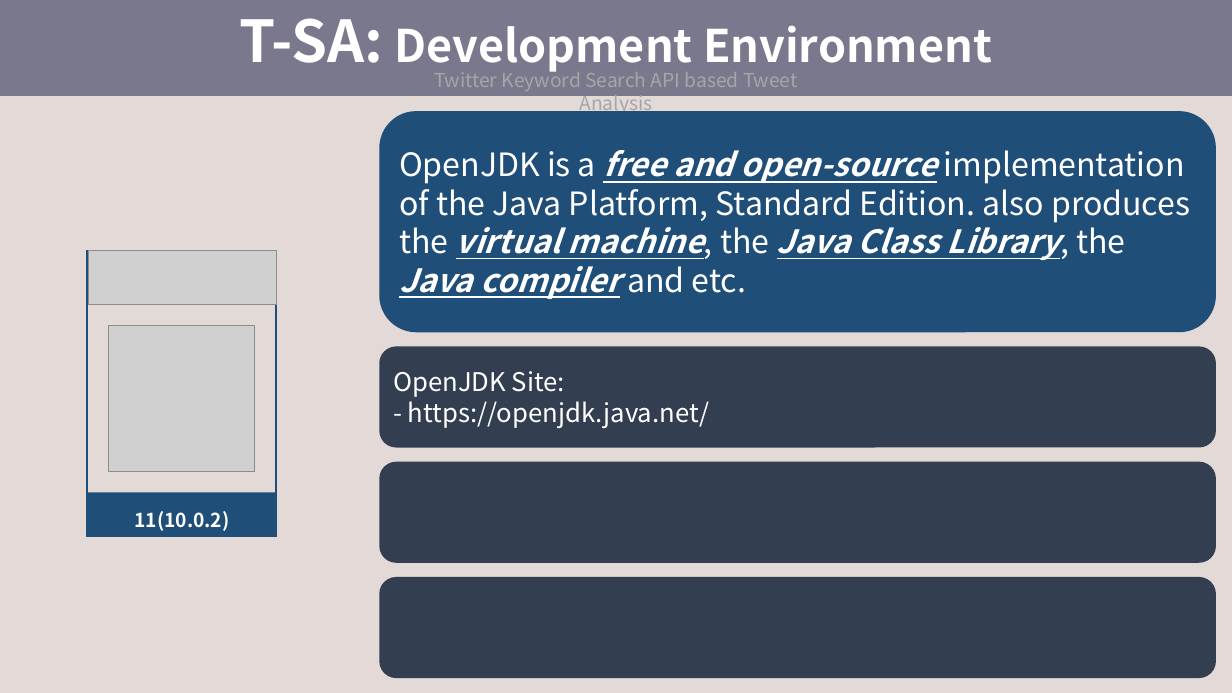
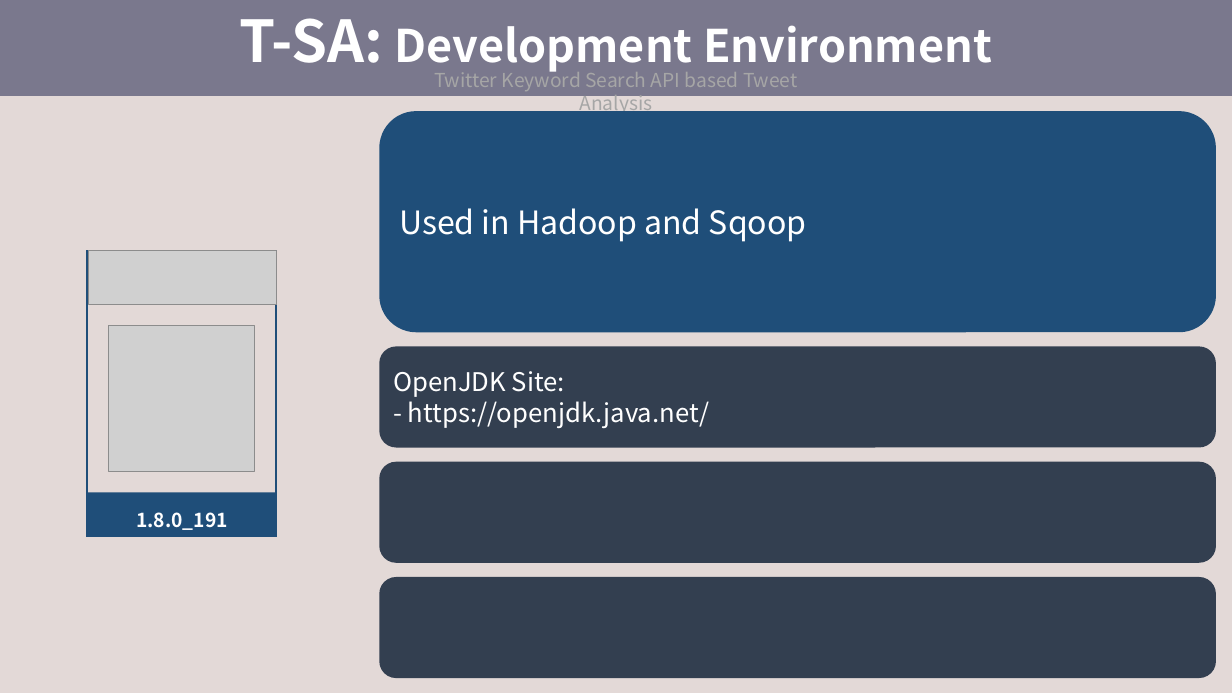
Before and after one commit to SeokJune/BigData_VI_T-SA, a slide deck: slide 11 of 00.Doc/제출용 문서/4조_브이아이.pptx (slide 14 before the commit). Drawn at 1232x693 pixels with LibreOffice and Linux fonts; fonts in the diff are those of the drawing; grey boxes stand for pictures. Boxes give left, top, right and bottom in pixels: in the first picture for what was removed or moved away, otherwise in the second. Text is boxed around its words. In the diff, an @@ line names an element or a change of style, - is before the commit and + after.

```diff
--- a/00.Doc/제출용 문서/4조_브이아이.pptx
+++ b/00.Doc/제출용 문서/4조_브이아이.pptx
@@ text in rounded rectangle at [399, 208, 807, 242]: text changed @@
-OpenJDK is a free and open-source implementation of the Java Platform, Standard Edition. also produces the virtual machine, the Java Class Library, the Java compiler and etc.
+Used in Hadoop and Sqoop
@@ text in rectangle at [136, 512, 228, 530]: text changed @@
-11(10.0.2)
+1.8.0_191
```
Also in this commit, not shown: 12 other slides changed, 24 slides added, 4 slides removed.
